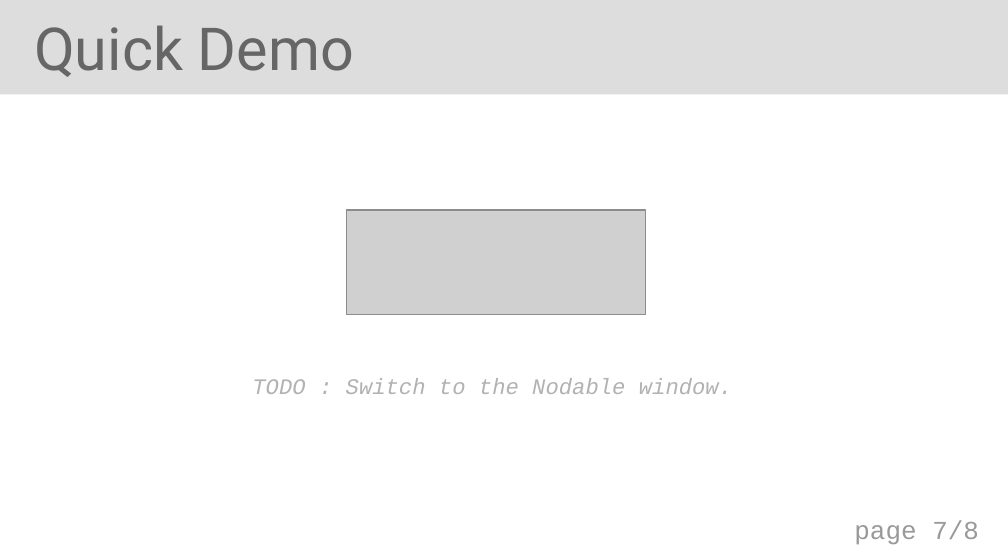
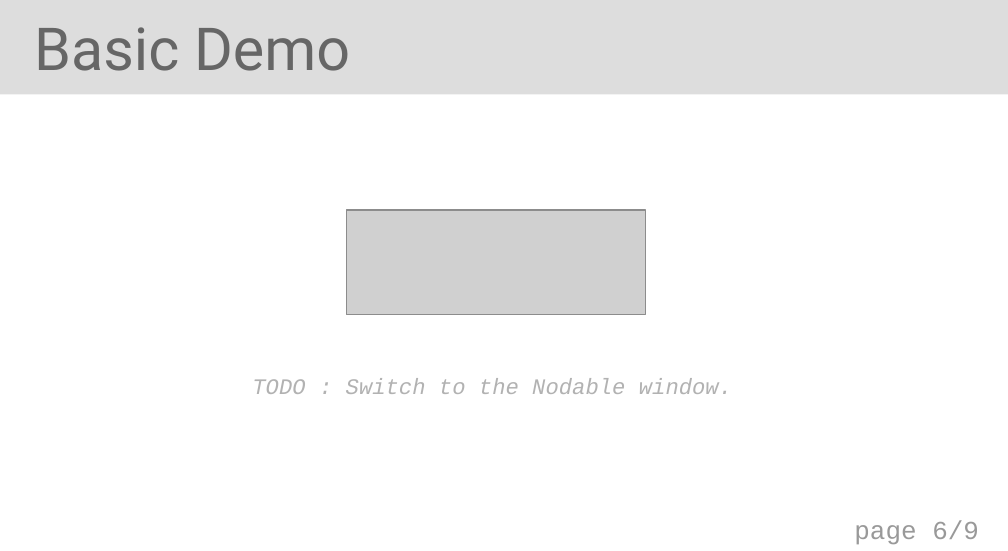
Before and after one commit to berdal84/nodable, a slide deck: slide 6 of docs/2022_03_16_v0_9_0_ForLoop_VM.odp (slide 7 before the commit). Drawn at 1008x551 pixels with LibreOffice and Linux fonts; fonts in the diff are those of the drawing; grey boxes stand for pictures. Boxes give left, top, right and bottom in pixels: in the first picture for what was removed or moved away, otherwise in the second. Text is boxed around its words. In the diff, an @@ line names an element or a change of style, - is before the commit and + after.

```diff
--- a/docs/2022_03_16_v0_9_0_ForLoop_VM.odp
+++ b/docs/2022_03_16_v0_9_0_ForLoop_VM.odp
@@ text at <box>34,27,350,71</box>: text changed @@
-Quick Demo
+Basic Demo
@@ page number at <box>854,520,979,544</box>: text changed @@
-page 7/8
+page 6/9
```
Also in this commit, not shown: 1 other slide changed, 1 slide added.
